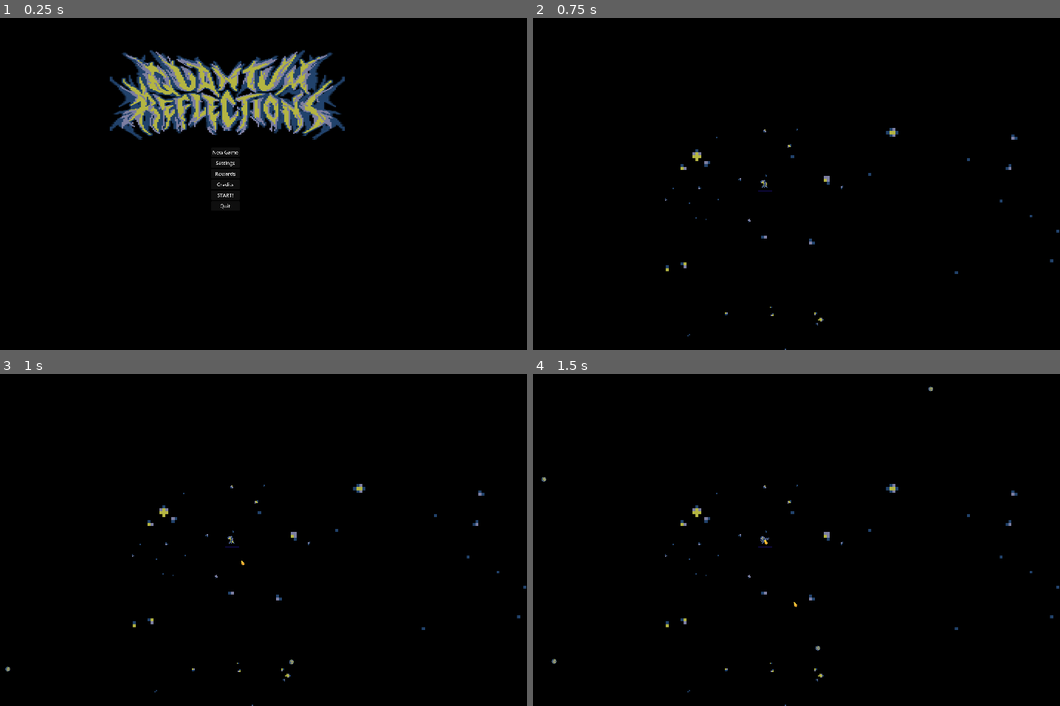
Above: before the commit, frames 1-4 (two rows, left to right).
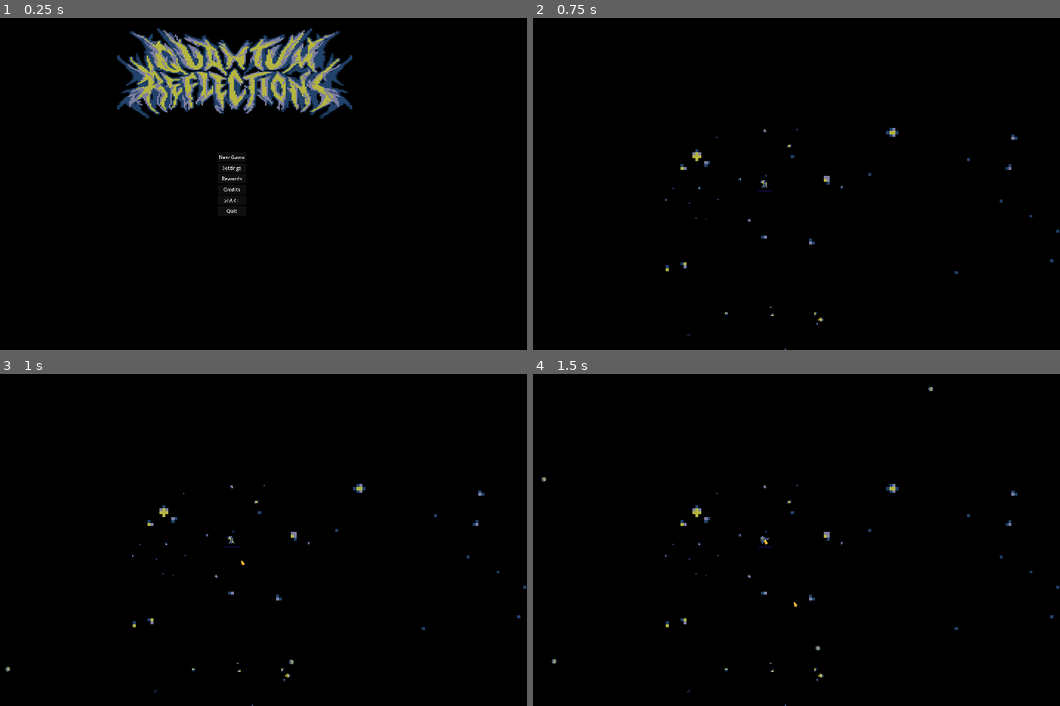
Above: after the commit, the same moments.

Repository: iparosds/Quantum-Reflections
Game: Godot game, scene res://scenes/menu.tscn
Same seed, same stepped clock (60 frames per second), same inputs: the game is played once before the commit and once after it.
Inputs:
- Up to frame 1 (0.25 s): no input
- Up to frame 2 (0.75 s): click "New Game" at 0.5 s
- Up to frame 3 (1 s): no input
- Up to frame 4 (1.5 s): hold Right (move_right) from 1.28 s (still down)

The runs differ from the first frame. In frame 1, 10% of the frame differs, in the area x 20-67%, y 3-59%; in frame 2, nothing differs; in frame 3, nothing differs; in frame 4, nothing differs.

Commit message:
centralizando

Diff:
--- a/scenes/menu.tscn
+++ b/scenes/menu.tscn
@@ -12,30 +12,38 @@
 anchor_bottom = 0.5
 grow_horizontal = 2
 grow_vertical = 2
+size_flags_horizontal = 6
+size_flags_vertical = 4
 script = ExtResource("1_l1qqr")
 
 [node name="TextureRect" type="TextureRect" parent="."]
 layout_mode = 1
-anchors_preset = 9
-anchor_bottom = 1.0
-offset_left = -397.0
-offset_top = -436.0
-offset_right = 368.0
-offset_bottom = -145.0
+anchors_preset = 8
+anchor_left = 0.5
+anchor_top = 0.5
+anchor_right = 0.5
+anchor_bottom = 0.5
+offset_left = -373.0
+offset_top = -506.0
+offset_right = 392.0
+offset_bottom = -215.0
+grow_horizontal = 2
 grow_vertical = 2
 texture = ExtResource("2_y8hp7")
 
 [node name="MarginContainer" type="MarginContainer" parent="."]
-layout_mode = 0
-offset_left = -67.0
-offset_top = -119.0
-offset_right = 26.0
-offset_bottom = 87.0
+layout_mode = 1
+anchors_preset = 15
+anchor_right = 1.0
+anchor_bottom = 1.0
+grow_horizontal = 2
+grow_vertical = 2
 size_flags_horizontal = 4
 size_flags_vertical = 4
 
 [node name="VBoxContainer" type="VBoxContainer" parent="MarginContainer"]
 layout_mode = 2
+size_flags_stretch_ratio = 0.0
 
 [node name="New Game" type="Button" parent="MarginContainer/VBoxContainer"]
 layout_mode = 2
